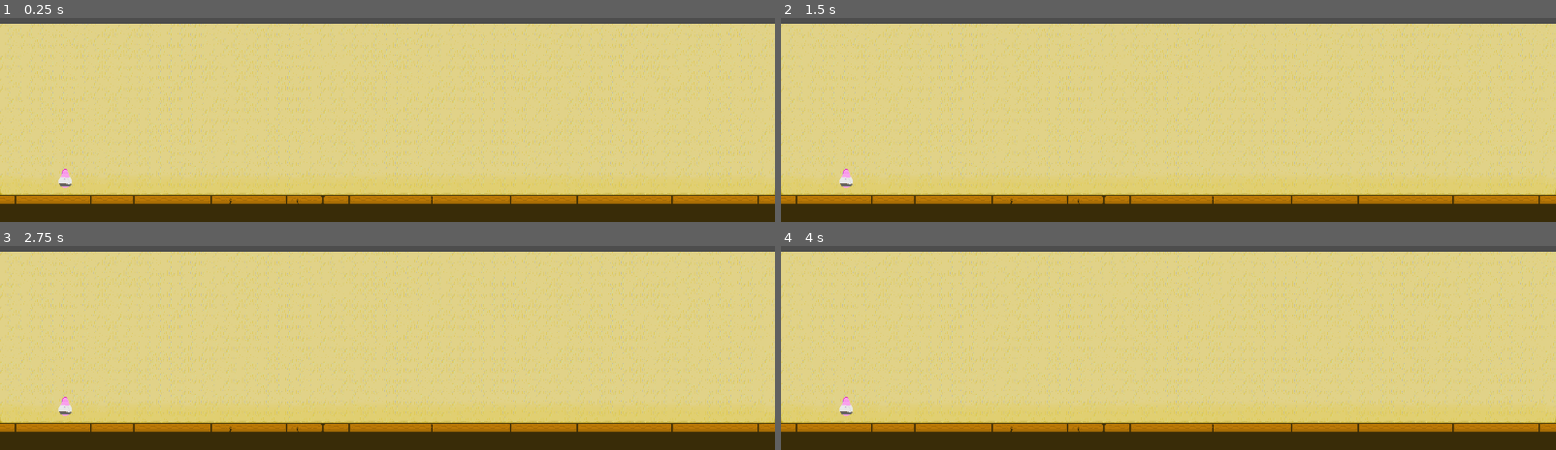
Above: before the commit, frames 1-4 (two rows, left to right).
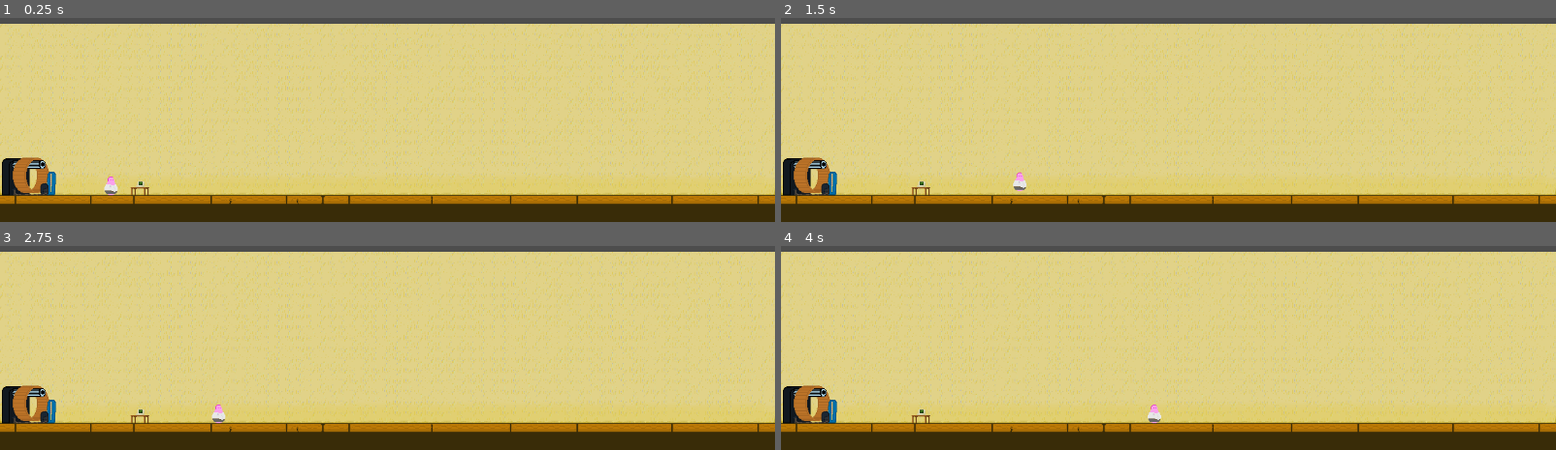
Above: after the commit, the same moments.

Repository: theNEENERist/HamsterWheelPower
Game: Godot game, scene res://main.tscn
Two runs of this game, one before a commit and one after it. Both use one fixed random seed, a clock stepped at 60 frames per second and the inputs below.
Inputs:
- Up to frame 1 (0.25 s): no input
- Up to frame 2 (1.5 s): tap Enter at 0.5 s; hold D (Right, bound only after the commit) from 0.53 s (still down); tap E (Interact, bound only after the commit) at 0.6 s; tap Space (Jump, bound only after the commit) at 0.77, 0.8, 1.07, 1.35 s
- Up to frame 3 (2.75 s): tap Space (Jump, bound only after the commit) at 1.52, 1.82, 2, 2.3 s; tap E (Interact, bound only after the commit) at 1.55, 2.1 s; release D (Right, bound only after the commit) at 2.03 s; hold A (Left, bound only after the commit) from 2.03 s (still down)
- Up to frame 4 (4 s): release A (Left, bound only after the commit) at 2.78 s; hold D (Right, bound only after the commit) from 2.78 s (still down); tap E (Interact, bound only after the commit) at 2.85 s; tap Space (Jump, bound only after the commit) at 3.02, 3.32, 3.6, 3.77 s; tap Enter at 3.5 s

The runs differ from the first frame. In frame 1, 1.4% of the frame differs, in the area x 0-20%, y 68-88%; in frame 2, 1.4%; in frame 3, 1.4%, in the area x 0-30%, y 68-88%; in frame 4, 1.4%.

Commit message:
Added Sprites and Updated Char Movement
Sprites for the PC and Wheel were added. Player can now move and do a little hop. Added a signal for when we need to interact, but it might not be the right fit for what we need.

Diff:
--- /dev/null
+++ b/Scenes/computer.tscn
@@ -0,0 +1,17 @@
+[gd_scene format=3 uid="uid://c4shxeqmuiur6"]
+
+[ext_resource type="Texture2D" uid="uid://d3yghiy0s88uy" path="res://Assets/Sprites/Computer/Computer.png" id="1_4xga7"]
+
+[sub_resource type="SpriteFrames" id="SpriteFrames_j2xe6"]
+animations = [{
+"frames": [{
+"duration": 1.0,
+"texture": ExtResource("1_4xga7")
+}],
+"loop": true,
+"name": &"default",
+"speed": 5.0
+}]
+
+[node name="Computer" type="AnimatedSprite2D" unique_id=430056042]
+sprite_frames = SubResource("SpriteFrames_j2xe6")
--- /dev/null
+++ b/Scenes/hamster_wheel.tscn
@@ -0,0 +1,17 @@
+[gd_scene format=3 uid="uid://b6hex0ms45x0u"]
+
+[ext_resource type="Texture2D" uid="uid://c7nccjkigi4li" path="res://Assets/Sprites/Wheel/Wheel.png" id="1_at4it"]
+
+[sub_resource type="SpriteFrames" id="SpriteFrames_hisx3"]
+animations = [{
+"frames": [{
+"duration": 1.0,
+"texture": ExtResource("1_at4it")
+}],
+"loop": true,
+"name": &"default",
+"speed": 5.0
+}]
+
+[node name="Hamster Wheel" type="AnimatedSprite2D" unique_id=1745696678]
+sprite_frames = SubResource("SpriteFrames_hisx3")
--- a/Scenes/player_character.tscn
+++ b/Scenes/player_character.tscn
@@ -1,6 +1,7 @@
 [gd_scene format=3 uid="uid://pw108b7nch6y"]
 
-[ext_resource type="Texture2D" uid="uid://bv3v3c8sbqd6a" path="res://Assets/Sprites/Room/PlayerPlaceholder.png" id="1_qcwfp"]
+[ext_resource type="Script" uid="uid://bs4qjwig5vgkg" path="res://Scripts/player_character.gd" id="1_cmdk4"]
+[ext_resource type="Texture2D" uid="uid://bv3v3c8sbqd6a" path="res://Assets/Sprites/Player/PlayerPlaceholder.png" id="1_qcwfp"]
 
 [sub_resource type="SpriteFrames" id="SpriteFrames_cmdk4"]
 animations = [{
@@ -18,6 +19,7 @@
 height = 26.0
 
 [node name="Player Character" type="CharacterBody2D" unique_id=1090640668]
+script = ExtResource("1_cmdk4")
 
 [node name="AnimatedSprite2D" type="AnimatedSprite2D" parent="." unique_id=1593867596]
 sprite_frames = SubResource("SpriteFrames_cmdk4")
--- a/Scenes/tilemaps.tscn
+++ b/Scenes/tilemaps.tscn
@@ -33,19 +33,33 @@
 [sub_resource type="TileSetAtlasSource" id="TileSetAtlasSource_cpaep"]
 texture = ExtResource("1_1qqax")
 0:0/0 = 0
+0:0/0/physics_layer_0/polygon_0/points = PackedVector2Array(-8, -8, 8, -8, 8, 8, -8, 8)
 1:0/0 = 0
+1:0/0/physics_layer_0/polygon_0/points = PackedVector2Array(-8, -8, 8, -8, 8, 8, -8, 8)
 2:0/0 = 0
+2:0/0/physics_layer_0/polygon_0/points = PackedVector2Array(-8, -8, 8, -8, 8, 8, -8, 8)
 3:0/0 = 0
+3:0/0/physics_layer_0/polygon_0/points = PackedVector2Array(-8, -8, 8, -8, 8, 8, -8, 8)
 4:0/0 = 0
+4:0/0/physics_layer_0/polygon_0/points = PackedVector2Array(-8, -8, 8, -8, 8, 8, -8, 8)
 5:0/0 = 0
+5:0/0/physics_layer_0/polygon_0/points = PackedVector2Array(-8, -8, 8, -8, 8, 8, -8, 8)
 6:0/0 = 0
+6:0/0/physics_layer_0/polygon_0/points = PackedVector2Array(-8, -8, 8, -8, 8, 8, -8, 8)
 0:1/0 = 0
+0:1/0/physics_layer_0/polygon_0/points = PackedVector2Array(-8, -8, 8, -8, 8, 8, -8, 8)
 1:1/0 = 0
+1:1/0/physics_layer_0/polygon_0/points = PackedVector2Array(-8, -8, 8, -8, 8, 8, -8, 8)
 2:1/0 = 0
+2:1/0/physics_layer_0/polygon_0/points = PackedVector2Array(-8, -8, 8, -8, 8, 8, -8, 8)
 3:1/0 = 0
+3:1/0/physics_layer_0/polygon_0/points = PackedVector2Array(-8, -8, 8, -8, 8, 8, -8, 8)
 4:1/0 = 0
+4:1/0/physics_layer_0/polygon_0/points = PackedVector2Array(-8, -8, 8, -8, 8, 8, -8, 8)
 5:1/0 = 0
+5:1/0/physics_layer_0/polygon_0/points = PackedVector2Array(-8, -8, 8, -8, 8, 8, -8, 8)
 6:1/0 = 0
+6:1/0/physics_layer_0/polygon_0/points = PackedVector2Array(-8, -8, 8, -8, 8, 8, -8, 8)
 
 [sub_resource type="TileSet" id="TileSet_csjkr"]
 physics_layer_0/collision_layer = 1
--- /dev/null
+++ b/Scripts/player_character.gd
@@ -0,0 +1,31 @@
+extends CharacterBody2D
+
+
+const SPEED = 200.0
+const JUMP_VELOCITY = -100.0
+
+signal action_interact
+
+
+func _physics_process(delta: float) -> void:
+	# Add the gravity.
+	if not is_on_floor():
+		velocity += get_gravity() * delta
+
+	# Handle jump.
+	if Input.is_action_just_pressed("Jump") and is_on_floor():
+		velocity.y = JUMP_VELOCITY
+
+	if Input.is_action_just_pressed("Interact"):
+		emit_signal("action_interact")
+
+	# Get the input direction and handle the movement/deceleration.
+	# As good practice, you should replace UI actions with custom gameplay actions.
+	var direction := Input.get_axis("Left", "Right")
+	if direction:
+		velocity.x = direction * SPEED
+	else:
+		velocity.x = move_toward(velocity.x, 0, SPEED)
+
+
+	move_and_slide()
--- a/main.tscn
+++ b/main.tscn
@@ -2,13 +2,20 @@
 
 [ext_resource type="Script" uid="uid://bnyrmj10ddp7e" path="res://main.gd" id="1_ig7tw"]
 [ext_resource type="PackedScene" uid="uid://cmd0gunnanjsj" path="res://Scenes/tilemaps.tscn" id="2_0xm2m"]
-[ext_resource type="Texture2D" uid="uid://bv3v3c8sbqd6a" path="res://Assets/Sprites/Room/PlayerPlaceholder.png" id="3_h2yge"]
+[ext_resource type="PackedScene" uid="uid://b6hex0ms45x0u" path="res://Scenes/hamster_wheel.tscn" id="3_1bvp3"]
+[ext_resource type="PackedScene" uid="uid://pw108b7nch6y" path="res://Scenes/player_character.tscn" id="3_h2yge"]
+[ext_resource type="PackedScene" uid="uid://c4shxeqmuiur6" path="res://Scenes/computer.tscn" id="5_lquwl"]
 
 [node name="Main" type="Node" unique_id=1955998666]
 script = ExtResource("1_ig7tw")
 
 [node name="Tilemaps" parent="." unique_id=785688038 instance=ExtResource("2_0xm2m")]
 
-[node name="PlayerPlaceholder" type="Sprite2D" parent="." unique_id=1601520919]
-position = Vector2(97, 582)
-texture = ExtResource("3_h2yge")
+[node name="Hamster Wheel" parent="." unique_id=1745696678 instance=ExtResource("3_1bvp3")]
+position = Vector2(43, 576)
+
+[node name="Computer" parent="." unique_id=430056042 instance=ExtResource("5_lquwl")]
+position = Vector2(207, 592)
+
+[node name="Player Character" parent="." unique_id=1090640668 instance=ExtResource("3_h2yge")]
+position = Vector2(165, 592)
--- a/project.godot
+++ b/project.godot
@@ -19,6 +19,31 @@
 
 project/assembly_name="HamsterWheelPower"
 
+[input]
+
+Jump={
+"deadzone": 0.2,
+"events": [Object(InputEventKey,"resource_local_to_scene":false,"resource_name":"","device":-1,"window_id":0,"alt_pressed":false,"shift_pressed":false,"ctrl_pressed":false,"meta_pressed":false,"pressed":false,"keycode":0,"physical_keycode":32,"key_label":0,"unicode":32,"location":0,"echo":false,"script":null)
+]
+}
+Left={
+"deadzone": 0.2,
+"events": [Object(InputEventKey,"resource_local_to_scene":false,"resource_name":"","device":-1,"window_id":0,"alt_pressed":false,"shift_pressed":false,"ctrl_pressed":false,"meta_pressed":false,"pressed":false,"keycode":0,"physical_keycode":65,"key_label":0,"unicode":97,"location":0,"echo":false,"script":null)
+, Object(InputEventKey,"resource_local_to_scene":false,"resource_name":"","device":-1,"window_id":0,"alt_pressed":false,"shift_pressed":false,"ctrl_pressed":false,"meta_pressed":false,"pressed":false,"keycode":0,"physical_keycode":4194319,"key_label":0,"unicode":0,"location":0,"echo":false,"script":null)
+]
+}
+Right={
+"deadzone": 0.2,
+"events": [Object(InputEventKey,"resource_local_to_scene":false,"resource_name":"","device":-1,"window_id":0,"alt_pressed":false,"shift_pressed":false,"ctrl_pressed":false,"meta_pressed":false,"pressed":false,"keycode":0,"physical_keycode":68,"key_label":0,"unicode":100,"location":0,"echo":false,"script":null)
+, Object(InputEventKey,"resource_local_to_scene":false,"resource_name":"","device":-1,"window_id":0,"alt_pressed":false,"shift_pressed":false,"ctrl_pressed":false,"meta_pressed":false,"pressed":false,"keycode":0,"physical_keycode":4194321,"key_label":0,"unicode":0,"location":0,"echo":false,"script":null)
+]
+}
+Interact={
+"deadzone": 0.2,
+"events": [Object(InputEventKey,"resource_local_to_scene":false,"resource_name":"","device":-1,"window_id":0,"alt_pressed":false,"shift_pressed":false,"ctrl_pressed":false,"meta_pressed":false,"pressed":false,"keycode":0,"physical_keycode":69,"key_label":0,"unicode":101,"location":0,"echo":false,"script":null)
+]
+}
+
 [physics]
 
 3d/physics_engine="Jolt Physics"
Binary file added: Assets/Sprites/Computer/Computer.png
Not shown, added: Assets/Sprites/Computer/Computer.png.import
Renamed: Assets/Sprites/Room/PlayerPlaceholder.png -> Assets/Sprites/Player/PlayerPlaceholder.png
Not shown, changed: Assets/Sprites/Player/PlayerPlaceholder.png.import
Binary file added: Assets/Sprites/Wheel/Wheel.png
Not shown, added: Assets/Sprites/Wheel/Wheel.png.import
Not shown, added: Scripts/player_character.gd.uid
Not shown, added: Assets/Sprites/Computer/Computer.pyxel
Not shown, added: Assets/Sprites/Wheel/Wheel.pyxel
